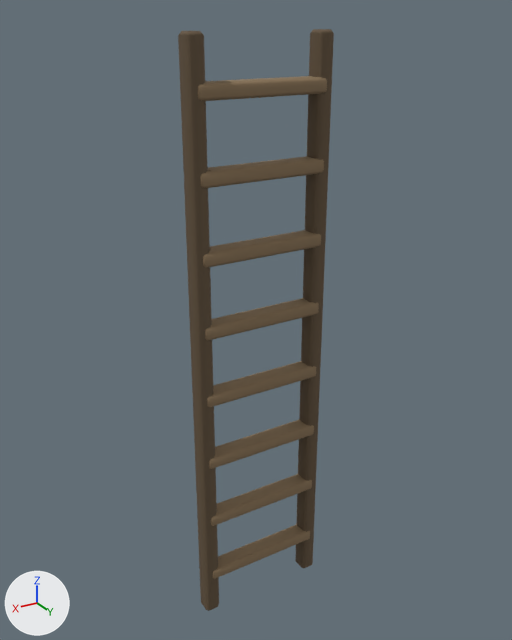
An edit to the FBX model demo13-flashlight/Assets/Art/Environments/TownProps02/Models/Ladder02.fbx, drawn before and after from the same camera.
One viewpoint serves both versions: a camera (50 mm lens) standing at (1.3, 2.14, 2.38) and looking at (-0.01, -0.05, 1.29). The axes (+X, +Y, +Z) are drawn at lower left. The lights are the same throughout. The older version comes first.

In view in the first picture: 'Ladder02'.
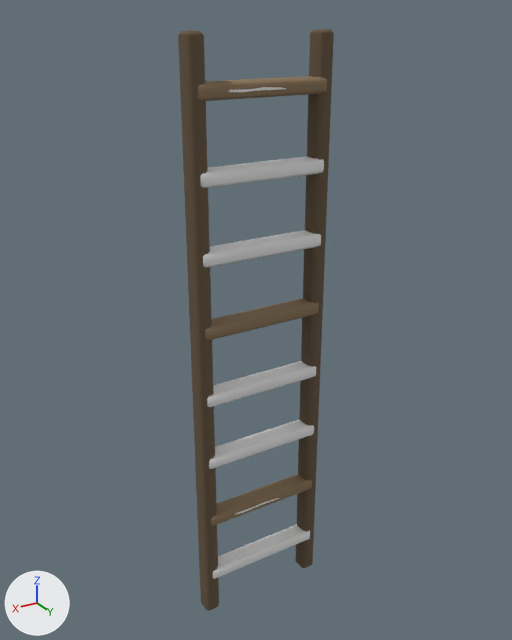
Changed parts and their boxes (x1, y1, x2, y2) in the pictures (512 x 640 px):
```json
{"part": 1, "of": "me_cube_152", "change": "added", "after": [229, 87, 286, 515]}
{"part": 2, "of": "me_cube_152", "change": "recoloured", "before": [200, 156, 324, 579], "after": [200, 156, 324, 579]}
{"part": 3, "of": "me_cube_152", "change": "recoloured", "before": [203, 230, 321, 469], "after": [203, 230, 321, 469]}
```

The change, as JSON lines over the scene's bpy script:
```json
{"op": "add", "block": "mat_townprops_woodfaded", "code": ["mat_townprops_woodfaded = principled_material('TownProps_WoodFaded')", "mat_townprops_woodfaded.base_color = (0.8, 0.8, 0.8)  # white #e7e7e7"]}
{"op": "add", "block": "mat_townprops_woodwarm", "code": ["mat_townprops_woodwarm = principled_material('TownProps_WoodWarm')", "mat_townprops_woodwarm.base_color = (0.8, 0.8, 0.8)  # white #e7e7e7"]}
{"block": "me_cube_152", "where": "# used by ob_ladder02; location = (0.0, 0.0, 0.0)"}
{"block": "me_cube_152", "where": "# verts and faces of me_cube_152; kept vertices keep their numbers, new ones are numbered from 240"}
{"op": "remove", "block": "me_cube_152", "code": "me_cube_152.from_pydata(...)  # 240 vertices, 260 faces; spans x -0.28..0.28, y -0.04..0.04, z 0.0..2.34"}
{"op": "add", "block": "me_cube_152", "code": "me_cube_152.from_pydata(...)  # 272 vertices, 264 faces; spans x -0.28..0.28, y -0.04..0.05, z 0.0..2.34"}
{"block": "me_cube_152", "change": "me_cube_152 part 1"}
{"op": "add", "block": "me_cube_152", "code": "verts[240] = (-0.08, 0.05, 0.48)  # pixel (280, 497)"}
{"op": "add", "block": "me_cube_152", "code": "verts[241] = (-0.08, 0.05, 1.04)  # pixel (282, 382)"}
{"op": "add", "block": "me_cube_152", "code": "verts[242] = (-0.08, 0.05, 1.6)  # pixel (285, 248)"}
{"op": "add", "block": "me_cube_152", "code": "verts[243] = (-0.08, 0.05, 2.16)  # pixel (287, 89)"}
{"op": "add", "block": "me_cube_152", "code": "for new, old in zip([*range(244, 248)], [*range(240, 244)]): verts[new] = verts[old] + (0.1, 0.0, 0.0)"}
{"op": "add", "block": "me_cube_152", "code": "for new, old in zip([*range(248, 252)], [*range(244, 248)]): verts[new] = verts[old] + (0.08, 0.0, -0.01)"}
{"op": "add", "block": "me_cube_152", "code": "for new, old in zip([*range(252, 256)], [*range(248, 252)]): verts[new] = verts[old] + (0.04, 0.0, 0.01)"}
{"op": "add", "block": "me_cube_152", "code": "for new, old in zip([*range(256, 260)], [*range(240, 244)]): verts[new] = verts[old] + (0.02, 0.0, 0.0)"}
{"op": "add", "block": "me_cube_152", "code": "for new, old in zip([*range(260, 264)], [*range(256, 260)]): verts[new] = verts[old] + (0.07, 0.0, 0.01)"}
{"op": "add", "block": "me_cube_152", "code": "for new, old in zip([*range(264, 268)], [*range(260, 264)]): verts[new] = verts[old] + (0.05, 0.0, -0.01)"}
{"op": "add", "block": "me_cube_152", "code": "for new, old in zip([*range(268, 272)], [*range(252, 256)]): verts[new] = verts[old] + (0.0, 0.0, 0.0)"}
{"op": "add", "block": "me_cube_152", "code": "faces += [(240, 244, 248, 252, 268, 264, 260, 256), (241, 257, 261, 265, 269, 253, 249, 245), (242, 246, 250, 254, 270, 266, 262, 258), (243, 259, 263, 267, 271, 255, 251, 247)]  # mat_townprops_woodfaded (white #e7e7e7)"}
{"block": "me_cube_152", "change": "me_cube_152 part 2: 78 faces spanning x -0.25..0.25, y -0.04..0.04, z 0.17..1.91 switch from mat_townprops_wood (brown #897356) to mat_townprops_woodwarm (white #e7e7e7)"}
{"block": "me_cube_152", "change": "me_cube_152 part 3: 52 faces spanning x -0.25..0.25, y -0.04..0.04, z 0.73..1.63 switch from mat_townprops_wood (brown #897356) to mat_townprops_woodfaded (white #e7e7e7)"}
```
